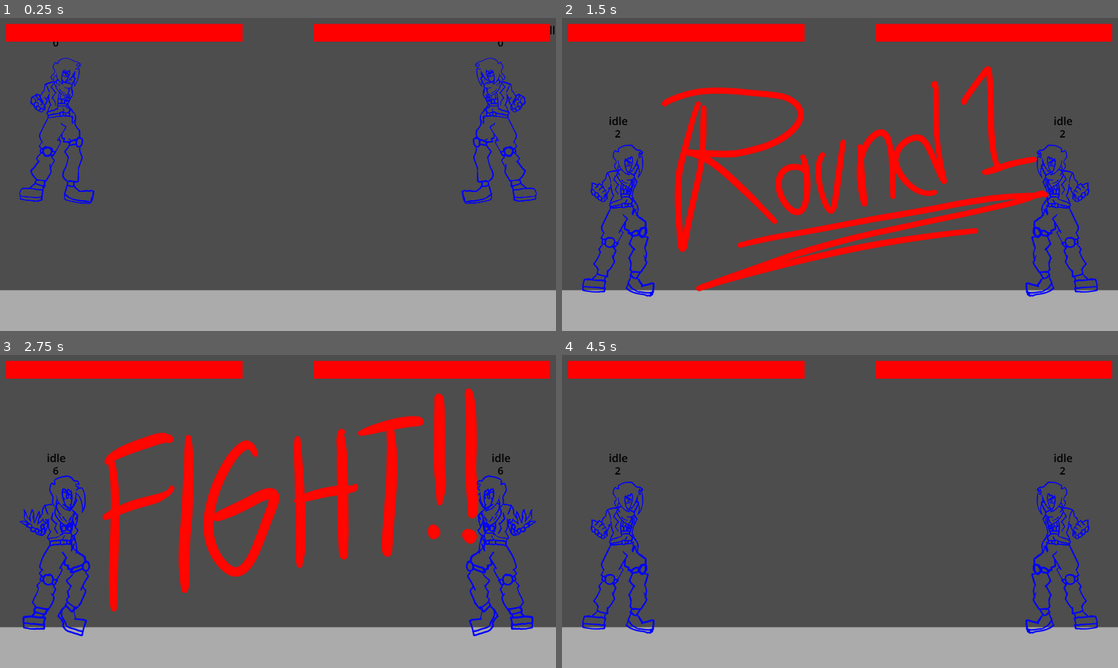
Above: before the commit, frames 1-4 (two rows, left to right).
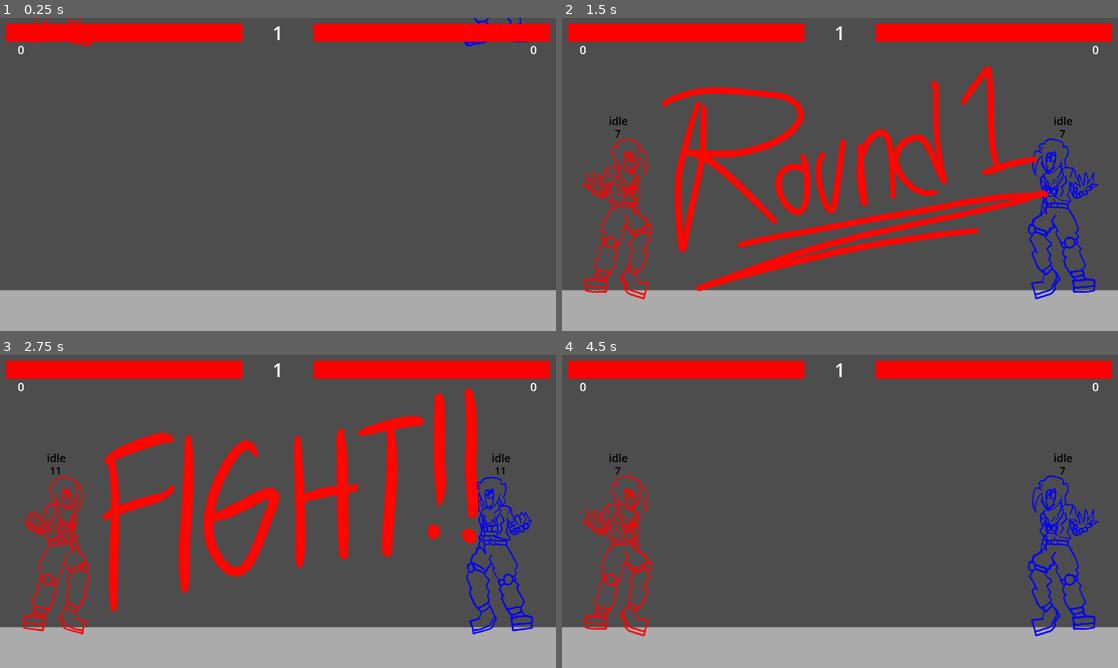
Above: after the commit, the same moments.

Repository: Patotatoman27/waifusVsVoids
Game: Godot game, scene res://Scenes/mainGame.tscn
The game is run twice, just before and just after one commit, with the same random seed, the same clock (stepped at 60 frames per second) and the same inputs. The engine's default icon, where the game draws it, is replaced by a stand-in: a white triangle on a blue panel in a dark square.
Inputs:
- Up to frame 1 (0.25 s): no input
- Up to frame 2 (1.5 s): tap Enter (A_StartMatch) at 0.5, 1.35 s; hold Enter (A_StartMatch) 0.53-1.28 s
- Up to frame 3 (2.75 s): hold Enter (A_StartMatch) from 2.03 s (still down)
- Up to frame 4 (4.5 s): release Enter (A_StartMatch) at 2.78 s; tap Enter (A_StartMatch) at 2.85, 4.35 s; hold Enter (A_StartMatch) 3.53-4.28 s

The runs differ from the first frame. In frame 1, 2.5% of the frame differs, in the area x 3-100%, y 0-60%; in frame 2, 3.9%; in frame 3, 3.5%; in frame 4, 3.9%, in the area x 3-97%, y 2-90%.

Commit message:
P: Codigo de Rondas + Solucion de bugs de fin de ronda

Diff:
--- a/Scenes/mainTestStage.tscn
+++ b/Scenes/mainTestStage.tscn
@@ -360,6 +360,42 @@
 &"": SubResource("AnimationLibrary_p2skt")
 }
 
+[node name="Round" type="Label" parent="HUD"]
+anchors_preset = 10
+anchor_right = 1.0
+offset_top = 6.0
+offset_bottom = 96.0
+grow_horizontal = 2
+theme_override_font_sizes/font_size = 65
+text = "1"
+horizontal_alignment = 1
+vertical_alignment = 1
+
+[node name="P1Rounds" type="Label" parent="HUD"]
+anchors_preset = 10
+anchor_right = 1.0
+offset_top = 82.0
+offset_right = -1775.0
+offset_bottom = 137.0
+grow_horizontal = 2
+theme_override_font_sizes/font_size = 40
+text = "1"
+horizontal_alignment = 1
+vertical_alignment = 1
+
+[node name="P2Rounds" type="Label" parent="HUD"]
+anchors_preset = 10
+anchor_right = 1.0
+offset_left = 1770.0
+offset_top = 82.0
+offset_right = -5.0
+offset_bottom = 137.0
+grow_horizontal = 2
+theme_override_font_sizes/font_size = 40
+text = "1"
+horizontal_alignment = 1
+vertical_alignment = 1
+
 [node name="Camera2D" type="Camera2D" parent="."]
 position = Vector2(0, 381)
 zoom = Vector2(0.8, 0.8)
--- a/Scenes/music.tscn
+++ b/Scenes/music.tscn
@@ -1,10 +1,8 @@
-[gd_scene load_steps=3 format=3 uid="uid://du0p6mm05sjhb"]
+[gd_scene load_steps=2 format=3 uid="uid://du0p6mm05sjhb"]
 
 [ext_resource type="Script" uid="uid://be5sq8qunucqs" path="res://Scripts/music.gd" id="1_fbmny"]
-[ext_resource type="AudioStream" uid="uid://brkoocnjgr7wv" path="res://Sound/Music/TestMainTheme.ogg" id="2_qxpp0"]
 
 [node name="music" type="Node"]
 script = ExtResource("1_fbmny")
 
 [node name="AudioStreamPlayer" type="AudioStreamPlayer" parent="."]
-stream = ExtResource("2_qxpp0")
--- a/Scripts/blueumann.gd
+++ b/Scripts/blueumann.gd
@@ -10,7 +10,7 @@
 		States.cantMove:
 			stateCantMove();
 		States.cantMoveFell:
-			stateCantMoveFell();
+			stateCantMoveFell(delta);
 		States.hitstun:
 			stateHitstun(delta);
 		States.idle:
--- a/Scripts/character.gd
+++ b/Scripts/character.gd
@@ -49,6 +49,7 @@
 var hitstunFrames : float; #Golpes
 var dashHoldFrames : int; #Cuantos frames lleva en el hold final del Dash
 var canMove : bool;
+var cantMoveQueue : bool;
 
 #States
 enum States {cantMove, cantMoveFell, idle, fall, jump, doublejump, realfall, walk, hitstun, dashStart, dash, dashHold};
@@ -73,7 +74,7 @@
 	direction = 0;
 
 	#Jugador actual
-	print(PlayerID);
+	#print(PlayerID);
 	if PlayerID == 1:
 		myChar = player1;
 		otherChar = player2;
@@ -108,11 +109,20 @@
 		frameLabel.text = str(int(anim.current_animation_position * ANIMFPS))
 	#frameLabel.text = str(velocity.y)
 	stateLabel.text = str(States.keys()[state]);
+	if cantMoveQueue:
+		canMove = false;
+		cantMoveQueue = false;
+		direction = 0;
+		if is_on_floor():
+			state = States.cantMove
+		else:
+			state = States.cantMoveFell
 
 func stateCantMove():
 	#Velocidad
 	velocity.x = 0;
 	velocity.y = 0;
+	#print(str(PlayerID) + " - CantMove - " + str(velocity.x))
 	#Animacion
 	anim.play("Idle");
 	#Other States
@@ -121,17 +131,16 @@
 	if canMove:
 		state = States.idle;
 
-func stateCantMoveFell():
-	#Velocidad
-	velocity.y += (GRAVITY + ADDITIONALGRAVITY);
-	#Animacion
-	anim.play("Walk");
-	#Other States
-	if not is_on_floor(): #Fall al caer
+func stateCantMoveFell(delta : float):
+	#Velocidad
+	#print(str(PlayerID) + " - CantMoveFell - " + str(velocity.x))
+	if not is_on_floor():
+		velocity.y += (GRAVITY + ADDITIONALGRAVITY ) * delta;
+	#Animación
+	anim.play("Idle");
+	#Other States
+	if is_on_floor():
 		state = States.cantMove;
-	if canMove:
-		state = States.fall;
-
 
 func stateHitstun(delta):
 	#Debug
@@ -328,6 +337,7 @@
 		move = Moveset.nulo;
 		state = States.doublejump;
 
+
 func _on_hurtboxes_area_entered(area: Area2D) -> void:
 	#if state != States.hitstun:
 		var hitMove = otherChar.move;
@@ -361,6 +371,13 @@
 	if Input.is_action_just_pressed("P" + str(PlayerID) + "_Dash"):
 		state = States.dashStart;
 
+func flippedRevision():
+	if PlayerID == 1:
+		isFlipped = false;
+	else:
+		isFlipped = true;
+	visual.scale.x = 1.0 - 2.0 * int(isFlipped)
+
 func killMyself(): #alch no recuerdo si esto se usa o no, pero aca lo dejo
 	call_deferred("free")
 
@@ -376,5 +393,4 @@
 	canMove = true;
 
 func cantMove():
-	canMove = false;
-	state = States.cantMove
+	cantMoveQueue = true;
--- a/Scripts/mainTestFight.gd
+++ b/Scripts/mainTestFight.gd
@@ -9,7 +9,7 @@
 
 # Called when the node enters the scene tree for the first time.
 func _ready() -> void:
-	setUpFight("Blueumann", "Blueumann", "MainTheme");
+	setUpFight("Redeumann", "Blueumann", "null");
 
 func setUpFight(char1 : String, char2 : String, music : String):
 	roundNumber = 1;
--- a/Scripts/music.gd
+++ b/Scripts/music.gd
@@ -7,6 +7,8 @@
 	match music:
 		"MainTheme":
 			audio.stream = TEST_MAIN_THEME
+		"null":
+			pass;
 		_:
 			audio.stream = TEST_MAIN_THEME
 	audio.play();
--- a/Scripts/players.gd
+++ b/Scripts/players.gd
@@ -47,19 +47,16 @@
 			P1healthBarStyle.bg_color.r = 0.5 + (healthP1 / 200.0)
 			if P1healthBar.value <= 0:
 				MainTestFight.winFight(1); #Añade puntos
-				player1.cantMove();
-				player2.cantMove();
-				universal.nextRound();
-			P1hittedDelay.stop();
-			P1hittedDelay.start();
+				stopPlayers();
+			else:
+				P1hittedDelay.stop();
+				P1hittedDelay.start();
 		2:
 			P2healthBar.value -= amount;
 			P2healthBarStyle.bg_color.r = 0.5 + (healthP2 / 200.0)
 			if P2healthBar.value <= 0:
 				MainTestFight.winFight(2);
-				player1.cantMove();
-				player2.cantMove();
-				universal.nextRound();
+				stopPlayers();
 			else:
 				P2hittedDelay.stop();
 				P2hittedDelay.start();
@@ -82,3 +79,10 @@
 				P2hittedBar.value -= amount;
 				if P2healthBar.value <= P2hittedBar.value:
 					correctHittedBar(2, amount);
+
+func stopPlayers():
+	var player1: CharacterBody2D = $Player1
+	var player2: CharacterBody2D = $Player2
+	player1.cantMove();
+	player2.cantMove();
+	universal.nextRound();
--- a/Scripts/redeumann.gd
+++ b/Scripts/redeumann.gd
@@ -1,5 +1,4 @@
 extends Character
-
 
 func _ready() -> void:
 	super._ready();
@@ -10,7 +9,7 @@
 		States.cantMove:
 			stateCantMove();
 		States.cantMoveFell:
-			stateCantMoveFell();
+			stateCantMoveFell(delta);
 		States.hitstun:
 			stateHitstun(delta);
 		States.idle:
--- a/Scripts/universal.gd
+++ b/Scripts/universal.gd
@@ -5,6 +5,9 @@
 @onready var players: Node2D = $"../Players"
 @onready var roundScreen: AnimatedSprite2D = $"../HUD/Node2D/RoundScreen"
 @onready var fightAnimation: AnimationPlayer = $"../HUD/Node2D/AnimationPlayer"
+@onready var roundHUD: Label = $"../HUD/Round"
+@onready var p1RoundHUD: Label = $"../HUD/P1Rounds"
+@onready var p2RoundHUD: Label = $"../HUD/P2Rounds"
 @onready var MainTestFight;
 
 func _ready() -> void:
@@ -18,6 +21,7 @@
 
 func startFight(char1 : String, char2 : String):
 	SetCharacters(char1, char2);
+	UpdateRoundHUD();
 	roundScreen.play(str(MainTestFight.roundNumber));
 	#SET PLAYERS HEALTH
 	#await get_node("../Players").ready;
@@ -33,15 +37,21 @@
 			hijo.canFinallyMove();
 
 func nextRound():
-	await get_tree().create_timer(1.5).timeout;
+	await get_tree().create_timer(3).timeout;
 	if MainTestFight.victoriesP1 == 2 or MainTestFight.victoriesP2 == 2:
 		MainTestFight.victory();
 	else:
+		UpdateRoundHUD();
 		fillPlayersHealth();
 		positionPlayers();
 		roundScreen.play(str(MainTestFight.roundNumber));
+		await get_tree().create_timer(1.0).timeout;
 		fightAnimation.play("RoundX");
 
+func UpdateRoundHUD():
+	roundHUD.text = str(MainTestFight.roundNumber);
+	p1RoundHUD.text = str(MainTestFight.victoriesP1);
+	p2RoundHUD.text = str(MainTestFight.victoriesP2);
 
 func SetCharacters(char1 : String, char2 : String):
 	var nodoPadre = get_node("../Players")
@@ -56,7 +66,7 @@
 		instanciaP1.PlayerID = 1;
 		nodoPadre.add_child(instanciaP1)
 		player1 = $"../Players/Player1"
-		print("Player 1 ID: " + str(player1.PlayerID));
+		#print("Player 1 ID: " + str(player1.PlayerID));
 	else:
 		print("Error: No se encontró el nodo ../Players para P1")
 
@@ -68,7 +78,7 @@
 		instanciaP2.PlayerID = 2;
 		nodoPadre.add_child(instanciaP2)
 		player2 = $"../Players/Player2"
-		print("Player 2 ID: " + str(player2.PlayerID));
+		#print("Player 2 ID: " + str(player2.PlayerID));
 	else:
 		print("Error: No se encontró el nodo ../Players para P2")
 
@@ -79,4 +89,6 @@
 
 func positionPlayers():
 	player1.position = Vector2(-960, -700)
-	#player2.position = Vector2(960, -700)
+	player2.position = Vector2(960, -700)
+	player1.flippedRevision();
+	player2.flippedRevision();
